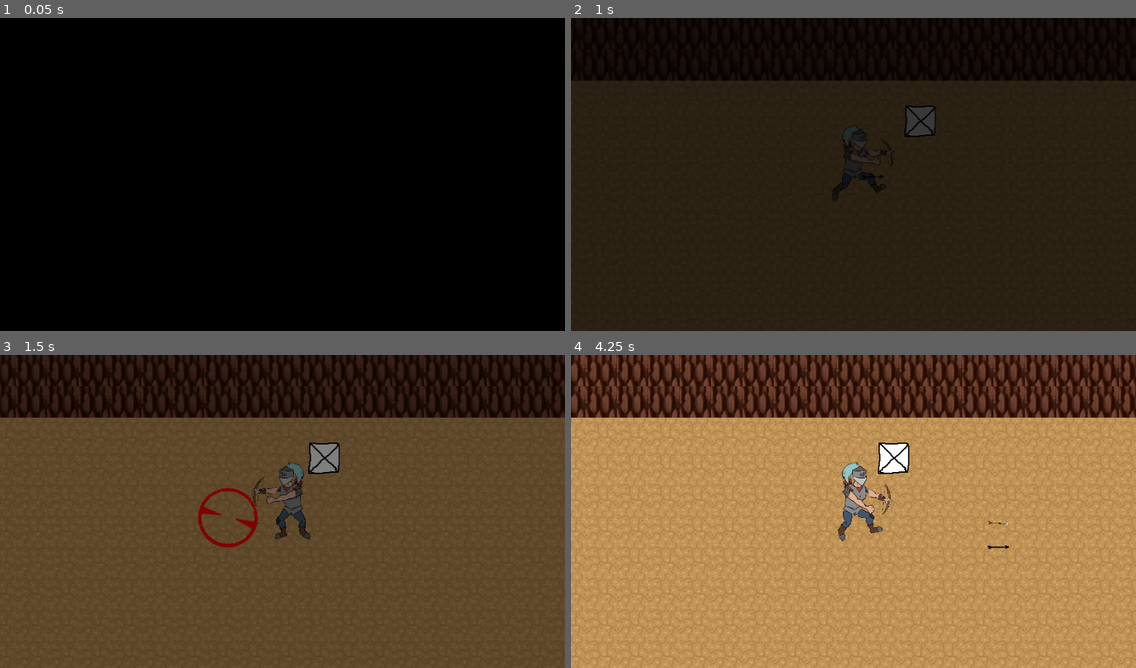
Above: before the commit, frames 1-4 (two rows, left to right).
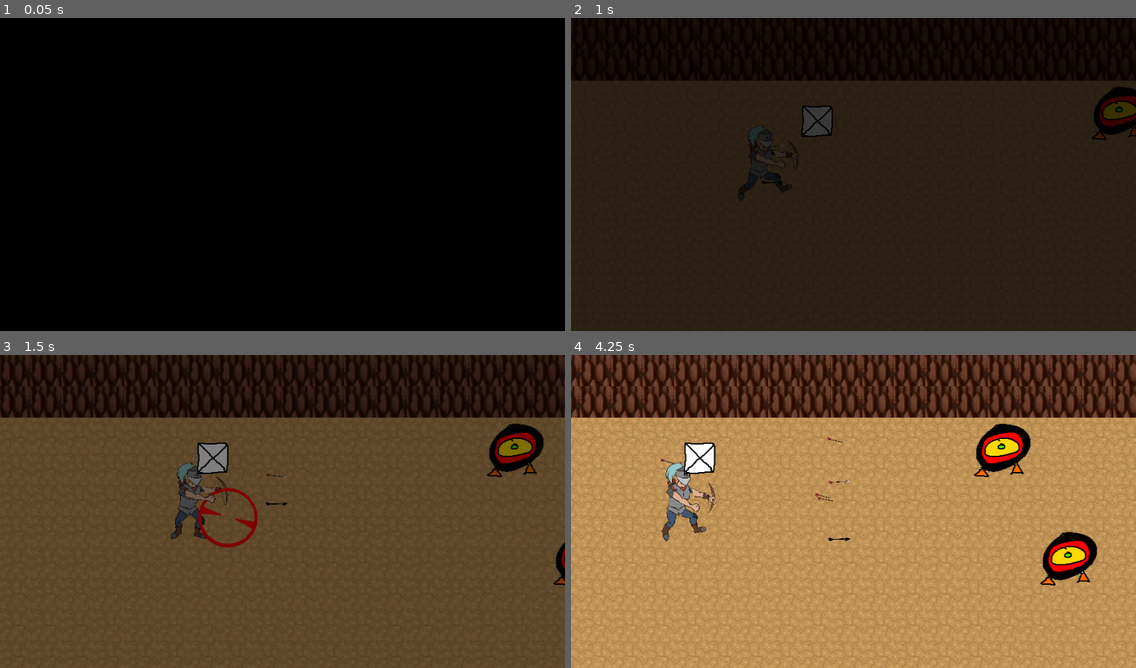
Above: after the commit, the same moments.

Repository: m7rk/codingblocksjam
Game: Godot game, scene res://Scenes/Dungeon.tscn
Same seed, same stepped clock (60 frames per second), same inputs: the game is played once before the commit and once after it.
Inputs (mouse positions are in pixels of both pictures, inside the frame that each line leads up to):
- Up to frame 1 (0.05 s): no input
- Up to frame 2 (1 s): tap Enter at 0.5 s; move the mouse to (977, 158) at 0.52 s; hold D (right) from 0.53 s (still down); click (977, 158) at 0.67 s
- Up to frame 3 (1.5 s): release D (right) at 1.25 s; drag from (169, 527) to (344, 498) at 1.27 s
- Up to frame 4 (4.25 s): move the mouse to (910, 442) at 2.02 s; hold D (right) 2.03-2.75 s; click (910, 442) at 2.17 s; drag from (825, 574) to (684, 464) at 2.77 s; move the mouse to (1023, 558) at 3.52 s; hold A (left) from 3.53 s (still down); click (1023, 558) at 3.67 s

Frame 1 is identical in both runs. In frame 2, 2.4% of the frame differs, in the area x 29-100%, y 22-59%; in frame 3, 8.1%; in frame 4, 22%, in the area x 0-100%, y 0-100%.

Commit message:
adaptive camera

Diff:
--- a/Scenes/Arrow.tscn
+++ b/Scenes/Arrow.tscn
@@ -23,7 +23,7 @@
 "_edit_lock_": true
 }
 
-[node name="Sprite" type="Sprite" parent="."]
+[node name="Shadow" type="Sprite" parent="."]
 position = Vector2( -15, 0 )
 scale = Vector2( 0.05, 0.05 )
 texture = ExtResource( 2 )
--- a/Scenes/Dungeon.tscn
+++ b/Scenes/Dungeon.tscn
@@ -25,6 +25,7 @@
 [ext_resource path="res://Sprites/transition.png" type="Texture" id=23]
 [ext_resource path="res://Scenes/DungeonManager.gd" type="Script" id=24]
 [ext_resource path="res://Music/MainLoopTest.mp3" type="AudioStream" id=25]
+[ext_resource path="res://Sprites/target.png" type="Texture" id=26]
 
 [sub_resource type="RectangleShape2D" id=2]
 extents = Vector2( 10, 600 )
@@ -113,8 +114,22 @@
 "values": [ 0.0, -50.0, 0.0 ]
 }
 
+[sub_resource type="RectangleShape2D" id=6]
+extents = Vector2( 53, 324.5 )
+
 [node name="Dungeon" type="Node2D"]
 script = ExtResource( 24 )
+
+[node name="LeftBarrier" type="StaticBody2D" parent="."]
+position = Vector2( 500, 564 )
+collision_layer = 8
+collision_mask = 8
+
+[node name="CollisionShape2D" type="CollisionShape2D" parent="LeftBarrier"]
+shape = SubResource( 2 )
+__meta__ = {
+"_edit_lock_": true
+}
 
 [node name="Level" type="Node2D" parent="."]
 z_index = -1000
@@ -128,15 +143,6 @@
 "_edit_lock_": true
 }
 
-[node name="Left" type="StaticBody2D" parent="Level"]
-position = Vector2( 500, 564 )
-
-[node name="CollisionShape2D" type="CollisionShape2D" parent="Level/Left"]
-shape = SubResource( 2 )
-__meta__ = {
-"_edit_lock_": true
-}
-
 [node name="Right" type="StaticBody2D" parent="Level"]
 position = Vector2( 3556, 504 )
 
@@ -166,6 +172,7 @@
 
 [node name="Player" type="KinematicBody2D" parent="."]
 position = Vector2( 637, 275 )
+collision_mask = 9
 script = ExtResource( 5 )
 __meta__ = {
 "_edit_lock_": true
@@ -281,15 +288,16 @@
 texture = ExtResource( 9 )
 
 [node name="Griffon" type="Sprite" parent="."]
-position = Vector2( 3189, 277 )
+position = Vector2( 3399, 280 )
 scale = Vector2( -1, 1 )
 texture = ExtResource( 1 )
 
 [node name="EnemyCollection1" type="Node2D" parent="."]
 
 [node name="Enemy" type="KinematicBody2D" parent="EnemyCollection1"]
-position = Vector2( 1920, 336 )
-collision_mask = 3
+position = Vector2( 2264, 325 )
+collision_layer = 5
+collision_mask = 7
 script = ExtResource( 4 )
 
 [node name="CollisionShape2D" type="CollisionShape2D" parent="EnemyCollection1/Enemy"]
@@ -306,8 +314,9 @@
 }
 
 [node name="Enemy2" type="KinematicBody2D" parent="EnemyCollection1"]
-position = Vector2( 1878, 395 )
-collision_mask = 3
+position = Vector2( 2222, 384 )
+collision_layer = 5
+collision_mask = 7
 script = ExtResource( 4 )
 
 [node name="CollisionShape2D" type="CollisionShape2D" parent="EnemyCollection1/Enemy2"]
@@ -324,8 +333,9 @@
 }
 
 [node name="Enemy3" type="KinematicBody2D" parent="EnemyCollection1"]
-position = Vector2( 1894, 283 )
-collision_mask = 3
+position = Vector2( 2238, 272 )
+collision_layer = 5
+collision_mask = 7
 script = ExtResource( 4 )
 
 [node name="CollisionShape2D" type="CollisionShape2D" parent="EnemyCollection1/Enemy3"]
@@ -342,7 +352,7 @@
 }
 
 [node name="SkeletonHead" type="KinematicBody2D" parent="EnemyCollection1"]
-position = Vector2( 1934, 241 )
+position = Vector2( 2278, 230 )
 collision_mask = 3
 script = ExtResource( 4 )
 
@@ -357,9 +367,19 @@
 position = Vector2( 4, -37 )
 scale = Vector2( 0.2, 0.2 )
 frames = ExtResource( 3 )
-frame = 4
+frame = 3
 speed_scale = 2.0
 playing = true
+
+[node name="Sprite" type="Sprite" parent="EnemyCollection1"]
+position = Vector2( 1295, 156 )
+texture = ExtResource( 26 )
+offset = Vector2( -22, -1 )
+
+[node name="Sprite2" type="Sprite" parent="EnemyCollection1"]
+position = Vector2( 1401, 329 )
+texture = ExtResource( 26 )
+offset = Vector2( -22, -1 )
 
 [node name="Aimer" type="Sprite" parent="."]
 position = Vector2( 1257, 258 )
@@ -380,3 +400,10 @@
 [node name="Music" type="AudioStreamPlayer" parent="."]
 stream = ExtResource( 25 )
 autoplay = true
+
+[node name="BossEncounter" type="Area2D" parent="."]
+position = Vector2( 1000, 0 )
+
+[node name="CollisionShape2D" type="CollisionShape2D" parent="BossEncounter"]
+position = Vector2( 1674, 303 )
+shape = SubResource( 6 )
--- a/Scripts/Arrow.gd
+++ b/Scripts/Arrow.gd
@@ -1,5 +1,6 @@
 extends Area2D
 onready var arrow_sprite = get_node("ArrowSprite")
+onready var alt_arrow_sprite = preload("res://Sprites/arrow_stuck.png")
 
 var SPEED = 350
 var xvel = 0
@@ -7,18 +8,27 @@
 var zvel = 0
 var zgrav = 6
 var arrow_init_y = -30
+var disabled = false
 
 # Called when the node enters the scene tree for the first time.
 func _ready():
 	pass # Replace with function body.
 
+func impact():
+	disabled = true
+	get_node("CShape").queue_free()
+	get_node("Shadow").queue_free()
+	get_node("ArrowSprite").texture = alt_arrow_sprite
+	z_index = -999 #floor is -1000
 
 # Called every frame. 'delta' is the elapsed time since the previous frame.
 func _physics_process(delta):
+	if(disabled):
+		return
 	arrow_sprite.position.y += zvel
 	zvel += zgrav * delta
 	if(arrow_sprite.position.y > 0):
-		queue_free()
+		impact()
 	position += delta * (Vector2(xvel,yvel))
 	# no idea why values are so small here so x 1000 lol
 	get_node("ArrowSprite").rotation_degrees = 1500 * atan2(zvel,xvel)
@@ -35,5 +45,5 @@
 
 
 func _on_Arrow_body_entered(body):
-	queue_free()
+	impact()
 	body.queue_free()
--- a/Scripts/CameraFollow.gd
+++ b/Scripts/CameraFollow.gd
@@ -1,16 +1,16 @@
 extends Camera2D
 
-
-# Declare member variables here. Examples:
-# var a = 2
-# var b = "text"
+var PROGRESS_LINE = 300
 
 
 # Called when the node enters the scene tree for the first time.
 func _ready():
-	pass # Replace with function body.
+	global_position.x = (450 - PROGRESS_LINE) + get_node("../Player").global_position.x
+	get_node("../LeftBarrier").global_position.x = get_node("../Player").global_position.x - PROGRESS_LINE
 
 
 # Called every frame. 'delta' is the elapsed time since the previous frame.
 func _process(delta):
-	global_position.x = get_node("../Player").global_position.x
+	if(get_node("../LeftBarrier").global_position.x < get_node("../Player").global_position.x - PROGRESS_LINE):
+		get_node("../LeftBarrier").global_position.x = get_node("../Player").global_position.x - PROGRESS_LINE
+		global_position.x = (450 - PROGRESS_LINE) + get_node("../Player").global_position.x
--- a/Scripts/Player.gd
+++ b/Scripts/Player.gd
@@ -2,9 +2,9 @@
 var arrow = preload("res://Scenes/Arrow.tscn")
 
 # Declare member variables here. Examples:
-var SPEED = 150
+var SPEED = 200
 
-var AIM_SPEED = 50
+var AIM_SPEED = 60
 # var b = "text"
 var aimer_active = true
 var aim_time = 0
@@ -44,7 +44,8 @@
 	if(aimer_active):
 		target = Vector2(-450 + get_node("../Camera").global_position.x + get_viewport().get_mouse_position().x, get_viewport().get_mouse_position().y)
 		aim_time += delta
-		get_node("CharacterRig").scale.x = 0.2 * sign(get_viewport().get_mouse_position().x  - 450)
+		var aim_delt = -450  + (get_viewport().get_mouse_position().x + get_node("../Camera").global_position.x) - (global_position.x)
+		get_node("CharacterRig").scale.x = 0.2 * sign(aim_delt)
 		if(aim_time > AIM_LIMIT):
 			aim_time = AIM_LIMIT
 		rigAim(getAimerPosition())
Not shown: 1 places in Scenes/Dungeon.tscn that only renumber resources
Renamed: Treasures and Treats/Gold Bar.png -> Sprites/Treasures and Treats/Gold Bar.png
Not shown, added: Sprites/Treasures and Treats/Gold Bar.png.import
Renamed: Treasures and Treats/Gold Bars.png -> Sprites/Treasures and Treats/Gold Bars.png
Not shown, added: Sprites/Treasures and Treats/Gold Bars.png.import
Renamed: Treasures and Treats/Treat 2.png -> Sprites/Treasures and Treats/Treat 2.png
Not shown, added: Sprites/Treasures and Treats/Treat 2.png.import
Renamed: Treasures and Treats/Treat.png -> Sprites/Treasures and Treats/Treat.png
Not shown, added: Sprites/Treasures and Treats/Treat.png.import
Renamed: Treasures and Treats/diamond.png -> Sprites/Treasures and Treats/diamond.png
Not shown, added: Sprites/Treasures and Treats/diamond.png.import
Binary file added: Sprites/arrow_stuck.png
(and 5 more such lines)
